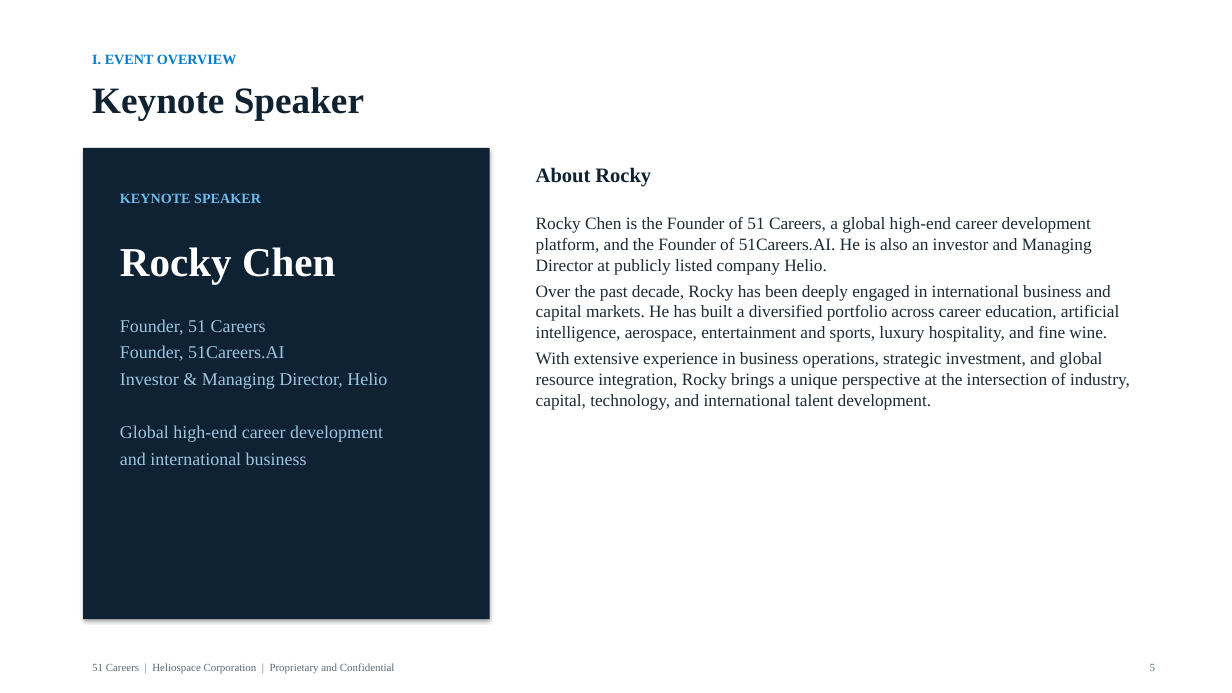
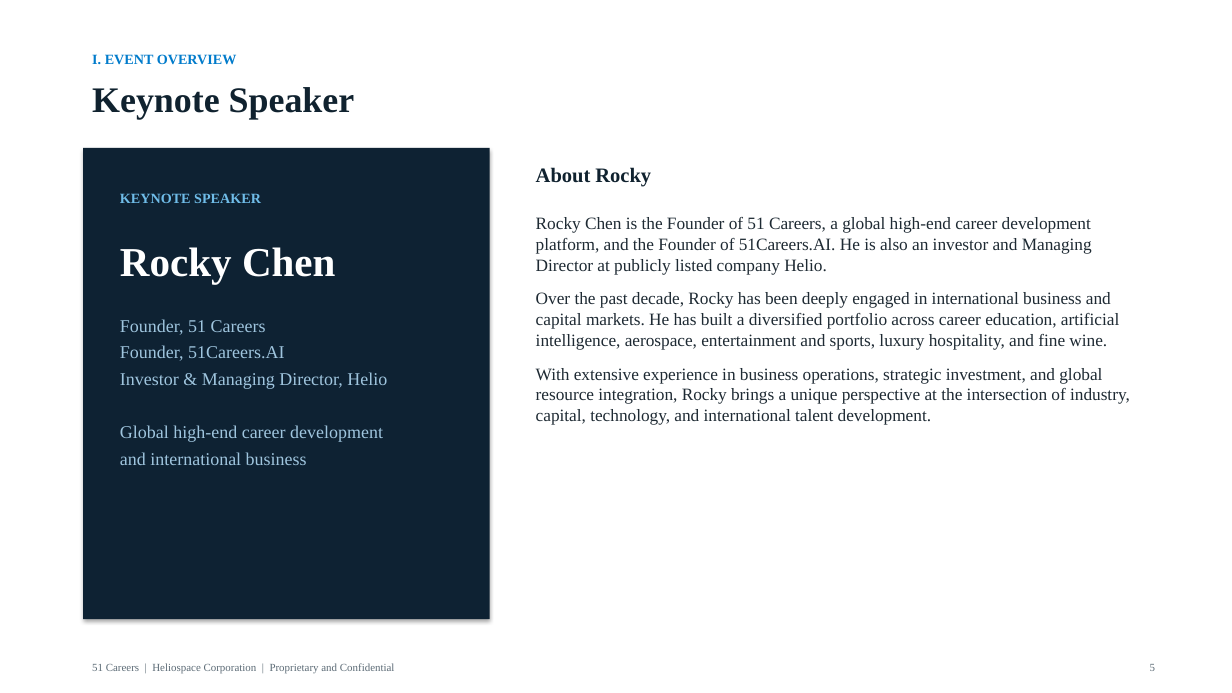
Before and after one commit to anthonyleedu/anthonyleedu, a slide deck: slide 5 of Heliospace_Company_And_Product_Overview.pptx. Drawn at 1232x693 pixels with LibreOffice and Linux fonts; fonts in the diff are those of the drawing. Boxes give left, top, right and bottom in pixels: in the first picture for what was removed or moved away, otherwise in the second. Text is boxed around its words. In the diff, an @@ line names an element or a change of style, - is before the commit and + after.

```diff
--- a/Heliospace_Company_And_Product_Overview.pptx
+++ b/Heliospace_Company_And_Product_Overview.pptx
@@ text "Keynote Speaker" at (x1=92, y1=87, x2=355, y2=120): size 29 to 28 pt @@
@@ text "Rocky Chen is the Founder ..." at (x1=536, y1=217, x2=1130, y2=425): more space between paragraphs @@
```
Also in this commit, not shown: 3 other slides changed, 15 slides added.
